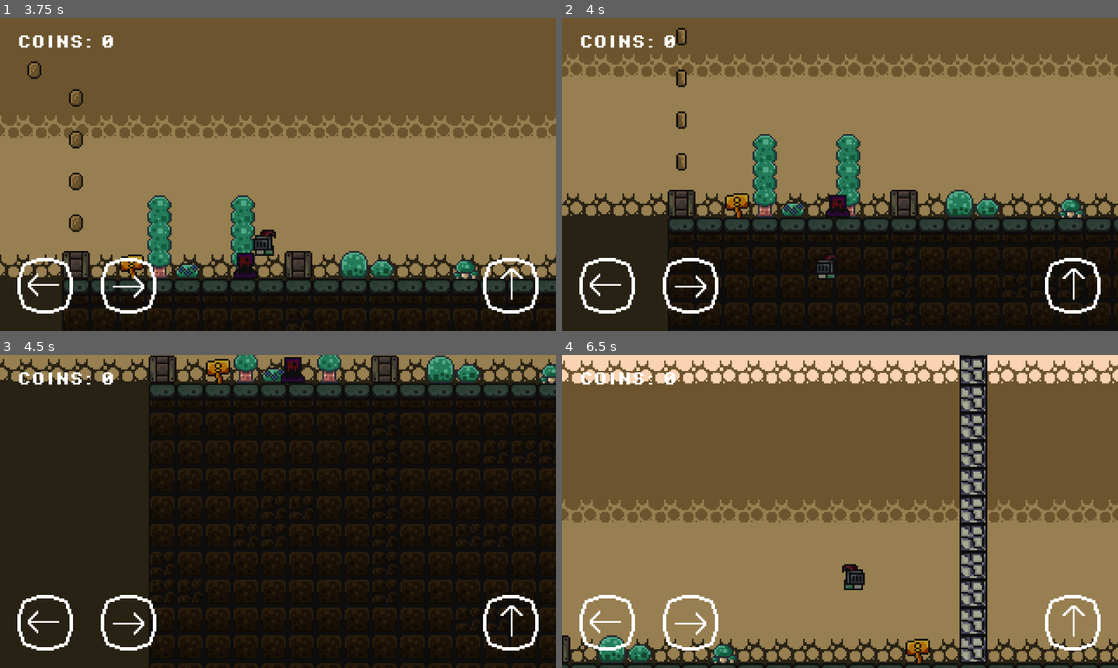
Above: before the commit, frames 1-4 (two rows, left to right).
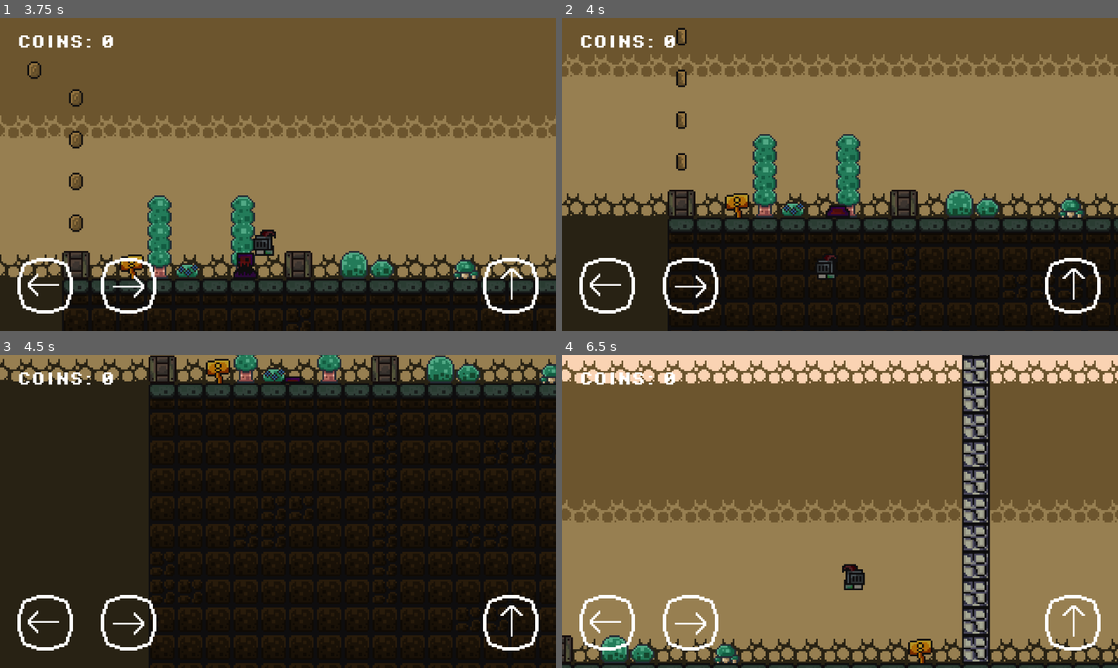
Above: after the commit, the same moments.

Repository: KAISERaustin/goblin-father
Game: Godot game, scene res://scenes/game.tscn
Same seed, same stepped clock (60 frames per second), same inputs: the game is played once before the commit and once after it.
Inputs:
- Up to frame 1 (3.75 s): hold D (move_right) 0.53-2.03 s; tap Space (jump) at 0.77, 1.52, 3.02 s; hold A (move_left) from 2.03 s (still down)
- Up to frame 2 (4 s): keep holding A (move_left); tap Space (jump) at 3.77 s
- Up to frame 3 (4.5 s): release A (move_left) at 4.28 s; hold D (move_right) from 4.28 s (still down)
- Up to frame 4 (6.5 s): keep holding D (move_right); tap Space (jump) at 4.52, 6.02 s

Frame 1 is identical in both runs. In frame 2, 0.2% of the frame differs, in the area x 48-52%, y 56-63%; in frame 3, 0.2%; in frame 4, 11%, in the area x 0-100%, y 0-100%.

Commit message:
Almost have slime killing mechanics

Diff:
--- a/goblin-father-godot/scenes/slime.tscn
+++ b/goblin-father-godot/scenes/slime.tscn
@@ -5,7 +5,7 @@
 [ext_resource type="Texture2D" uid="uid://cbbap0gi5gvmj" path="res://assets/slime_purple.png" id="2_pjw23"]
 
 [sub_resource type="RectangleShape2D" id="RectangleShape2D_pjw23"]
-size = Vector2(10, 1)
+size = Vector2(10, 2)
 
 [sub_resource type="RectangleShape2D" id="RectangleShape2D_n6pvg"]
 size = Vector2(10, 1)
@@ -108,7 +108,7 @@
 }]
 
 [sub_resource type="RectangleShape2D" id="RectangleShape2D_p2gj0"]
-size = Vector2(10, 11)
+size = Vector2(10, 9.5)
 
 [node name="Slime" type="CharacterBody2D"]
 floor_constant_speed = true
@@ -117,7 +117,7 @@
 [node name="HeadHitCheck" type="Area2D" parent="."]
 
 [node name="CollisionShape2D" type="CollisionShape2D" parent="HeadHitCheck"]
-position = Vector2(0, -11.5)
+position = Vector2(0, -11)
 shape = SubResource("RectangleShape2D_pjw23")
 
 [node name="GroundCheck" type="CollisionShape2D" parent="."]
@@ -137,8 +137,13 @@
 position = Vector2(0, -6)
 target_position = Vector2(-7, 0)
 
-[node name="Area2D" type="Area2D" parent="." groups=["enemy_slime"]]
+[node name="BodyCheck" type="Area2D" parent="." groups=["enemy_slime"]]
 
-[node name="CollisionShape2D" type="CollisionShape2D" parent="Area2D"]
-position = Vector2(0, -5)
+[node name="CollisionShape2D" type="CollisionShape2D" parent="BodyCheck"]
+position = Vector2(0, -4.25)
 shape = SubResource("RectangleShape2D_p2gj0")
+
+[node name="DeathTimer" type="Timer" parent="."]
+
+[connection signal="area_entered" from="HeadHitCheck" to="." method="_on_head_hit_check_area_entered"]
+[connection signal="timeout" from="DeathTimer" to="." method="_on_death_timer_timeout"]
--- a/goblin-father-godot/scripts/slime.gd
+++ b/goblin-father-godot/scripts/slime.gd
@@ -7,8 +7,11 @@
 @onready var ray_cast_right: RayCast2D = $RayCastRight
 
 @onready var head_hit_check: Area2D = $HeadHitCheck
+@onready var body_check: Area2D = $BodyCheck
 
 @onready var animated_sprite: AnimatedSprite2D = $AnimatedSprite2D
+
+@onready var death_timer: Timer = $DeathTimer
 
 var gravity = ProjectSettings.get_setting("physics/2d/default_gravity")
 
@@ -35,3 +38,16 @@
 		animated_sprite.flip_h = false
 	# the actual movement
 	position.x += direction * SPEED * delta
+
+func _on_head_hit_check_area_entered(area: Area2D) -> void:
+	if area.is_in_group("player"):
+		play_death()
+
+func play_death() -> void:
+	body_check.monitoring = false
+	animated_sprite.play("Death")
+	set_deferred("monitoring", false)
+	death_timer.start()
+
+func _on_death_timer_timeout() -> void:
+	queue_free()
